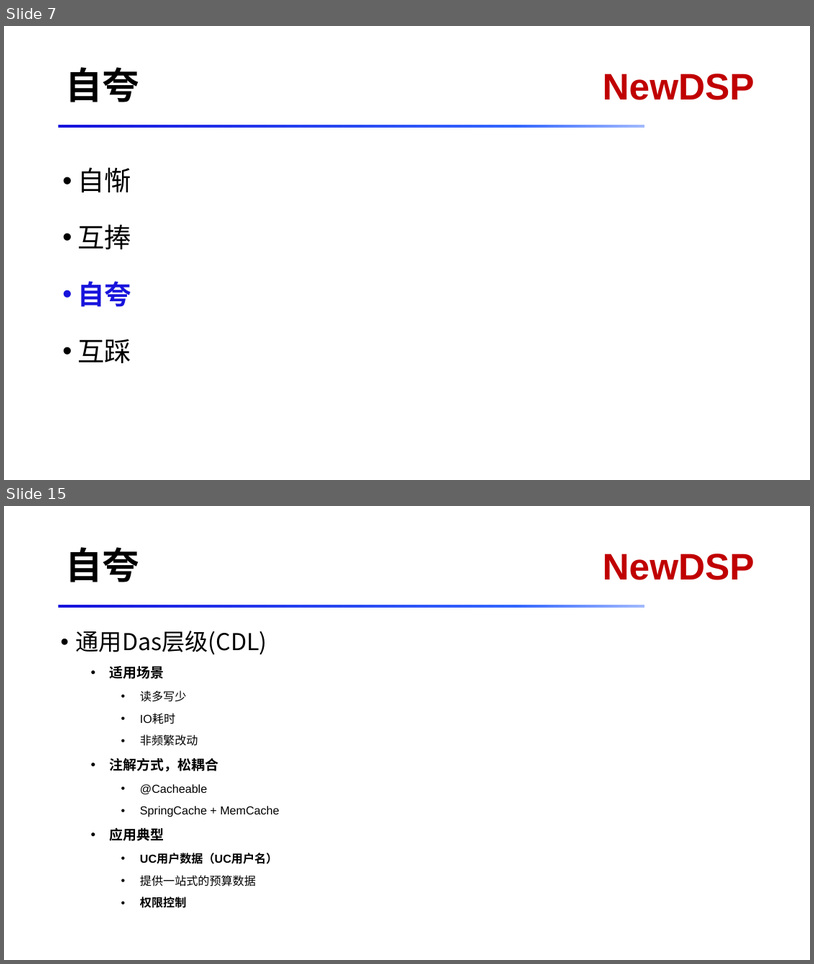
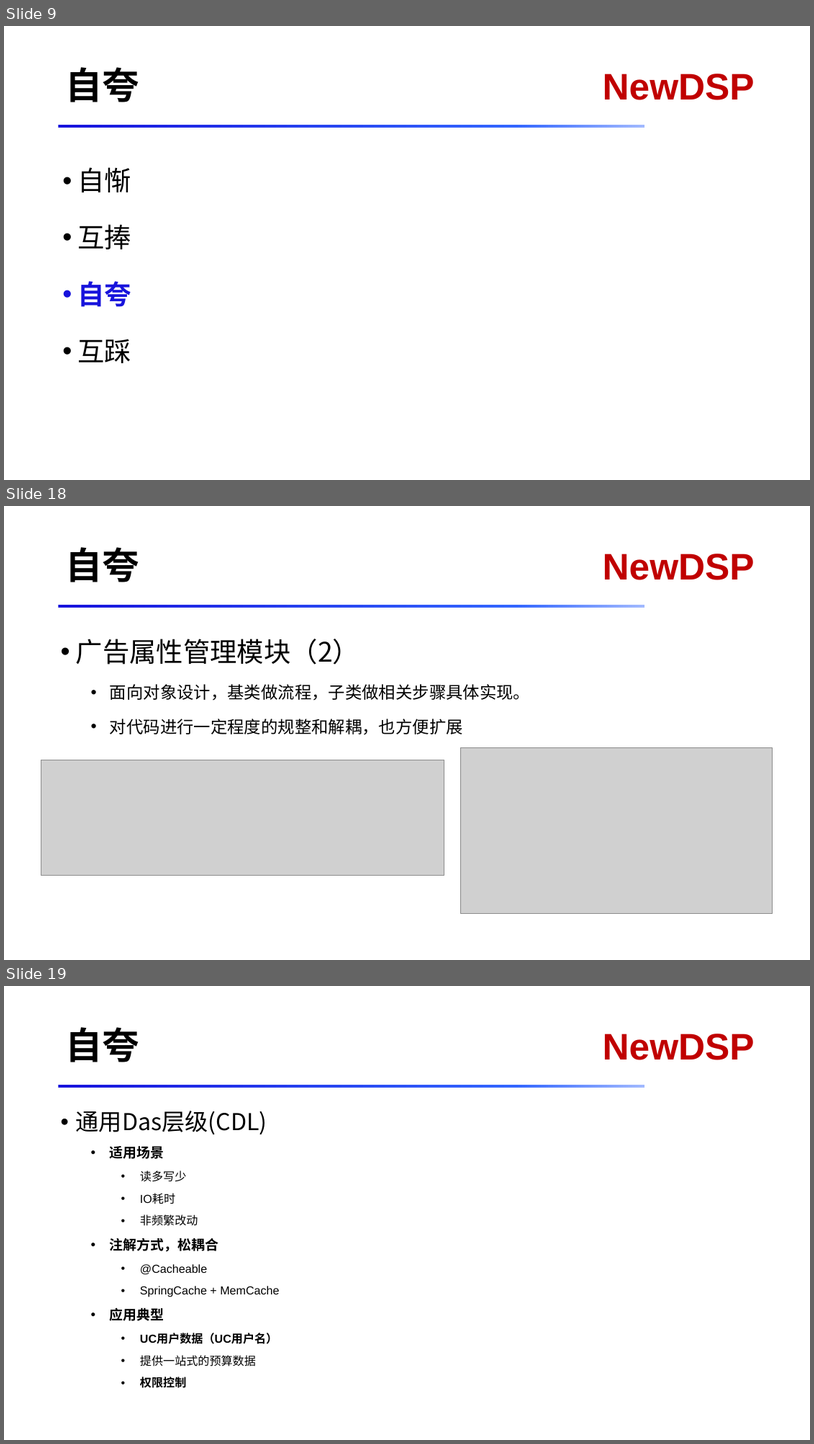
Before and after one commit to RedMagicVer7/docs, a slide deck: dsp/code/DSP代码赌场.pptx. Shown one above the other, each under a label of ours: slides 7 and 15 before the commit, slides 9, 18 and 19 after it; the slides between them are not shown. The pictures are 814x964 and 814x1444 pixels, drawn with LibreOffice and Linux fonts; fonts in the diff are those of the drawing; grey boxes stand for pictures. Boxes give left, top, right and bottom in pixels: in the first picture for what was removed or moved away, otherwise in the second. Text is boxed around its words. In the diff, an @@ line names an element or a change of style, - is before the commit and + after.

```diff
--- a/dsp/code/DSP代码赌场.pptx
+++ b/dsp/code/DSP代码赌场.pptx
@@ slide 18 added at [4, 506, 810, 960], background #FFFFFF; not listed: 2 template elements that a slide beside it also shows @@
@@ title added at [65, 547, 139, 582], 44 pt, text #000000, bold @@
+自夸
@@ text added at [76, 638, 530, 735], 20 pt, text #000000 @@
+• 广告属性管理模块（2）
+  • 面向对象设计，基类做流程，子类做相关步骤具体实现。
+  • 对代码进行一定程度的规整和解耦，也方便扩展
@@ picture added at [41, 759, 445, 875] @@
@@ picture added at [460, 747, 773, 913] @@
@@ what was slide 7 is now slide 9 @@
@@ what was slide 15 is now slide 19 @@
```
Also in this commit, not shown: 10 slides changed, 3 other slides added.
